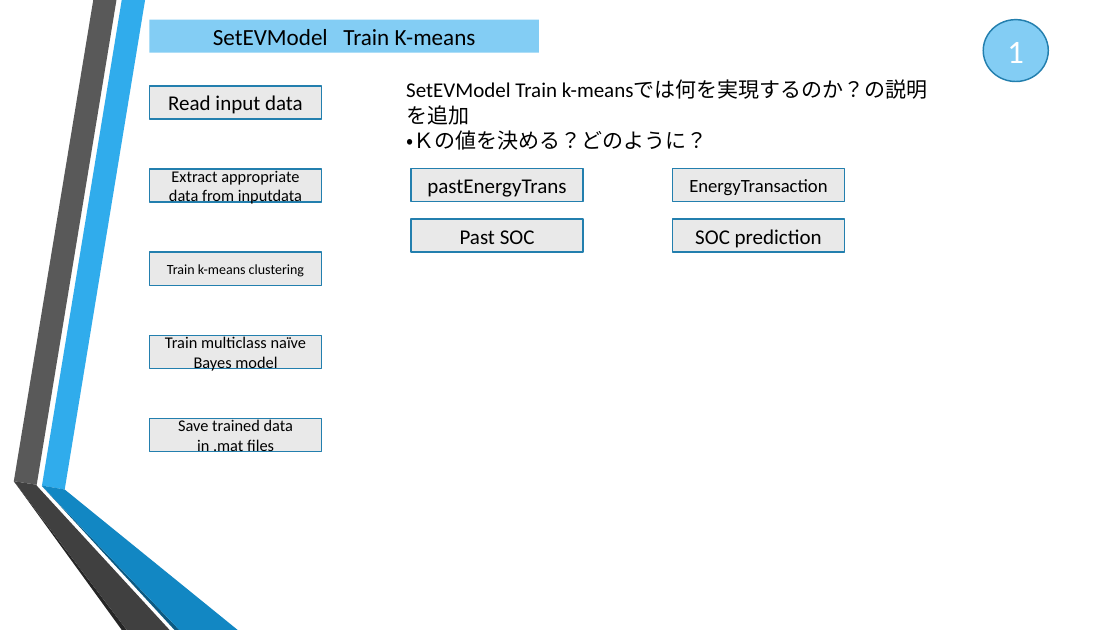
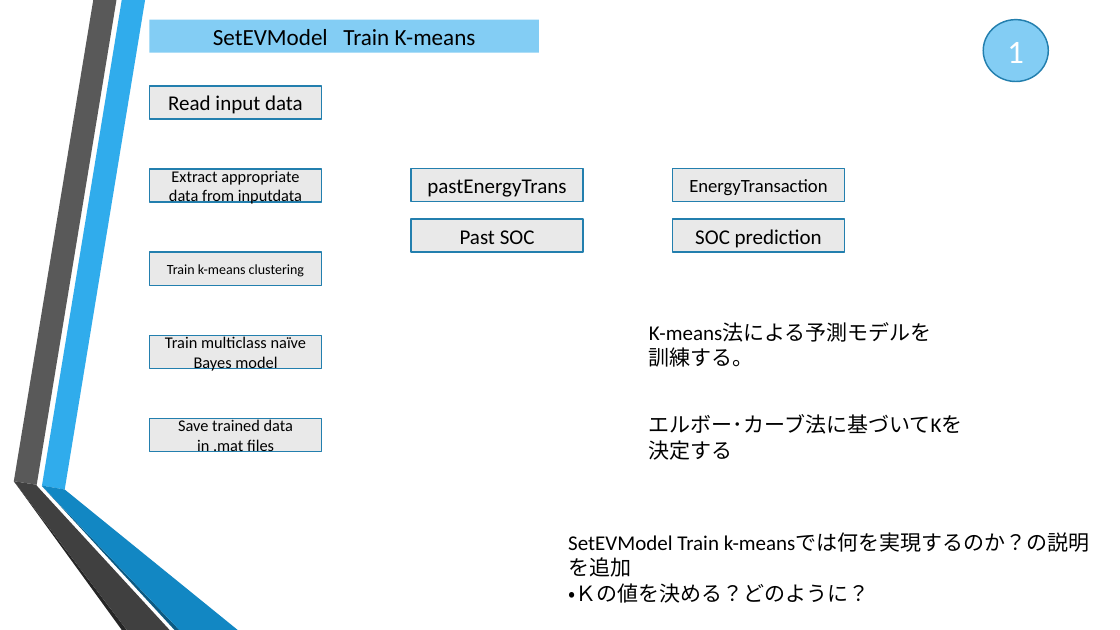
Before and after one commit to daisukekodaira/Probabilistic-Forecasting-Model-for-Non-normally-Distributed-EV-Charging-Demand, a slide deck: slide 5 of 2. Documents/EV Forecasting Model document.pptx. Drawn at 1120x630 pixels with LibreOffice and Linux fonts; fonts in the diff are those of the drawing; background and template pictures are left out. Boxes give left, top, right and bottom in pixels: in the first picture for what was removed or moved away, otherwise in the second. Text is boxed around its words. In the diff, an @@ line names an element or a change of style, - is before the commit and + after.

```diff
--- a/2. Documents/EV Forecasting Model document.pptx
+++ b/2. Documents/EV Forecasting Model document.pptx
@@ text added at <box>649,322,932,367</box>, 18 pt, text #000000 @@
+K-means法による予測モデルを訓練する。
@@ text added at <box>649,414,963,434</box>, 18 pt, text #000000 @@
+エルボー･カーブ法に基づいてKを決定する
@@ text "SetEVModel Train k-meansでは何を実現するのか？の説明を追加": place and size @@
-text "SetEVModel Train k-meansでは何を実現するのか？の説明を追加" at <box>406,80,928,150</box>
+text "SetEVModel Train k-meansでは何を実現するのか？の説明を追加" at <box>568,533,1090,603</box>
```
Also in this commit, not shown: 6 other slides changed, 1 slide removed.
